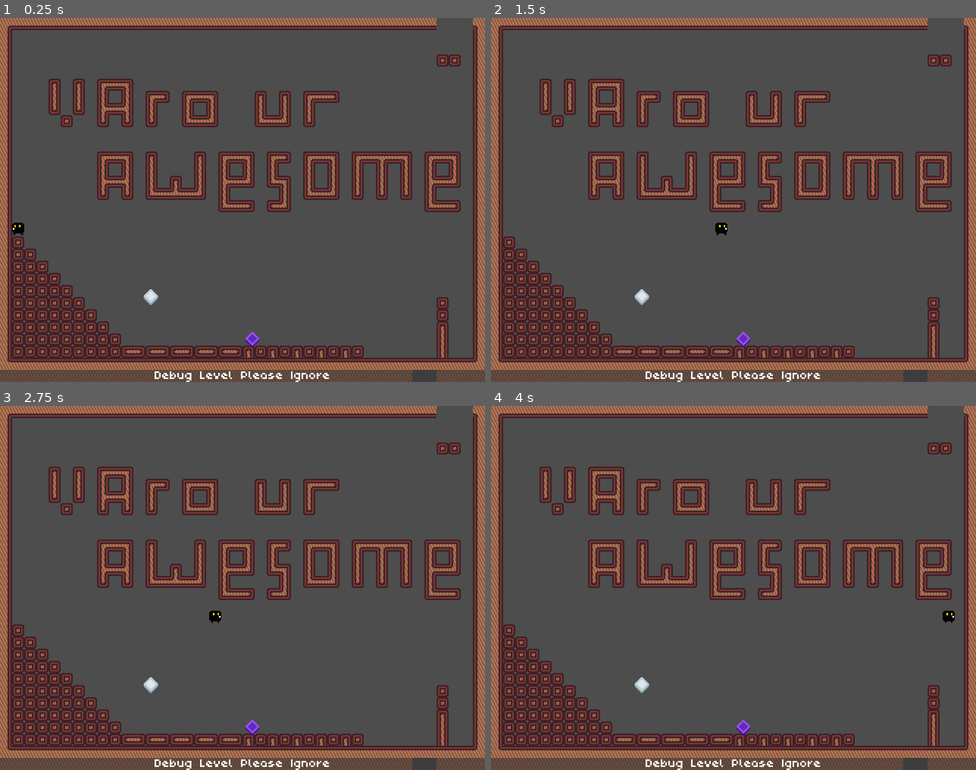
Above: before the commit, frames 1-4 (two rows, left to right).
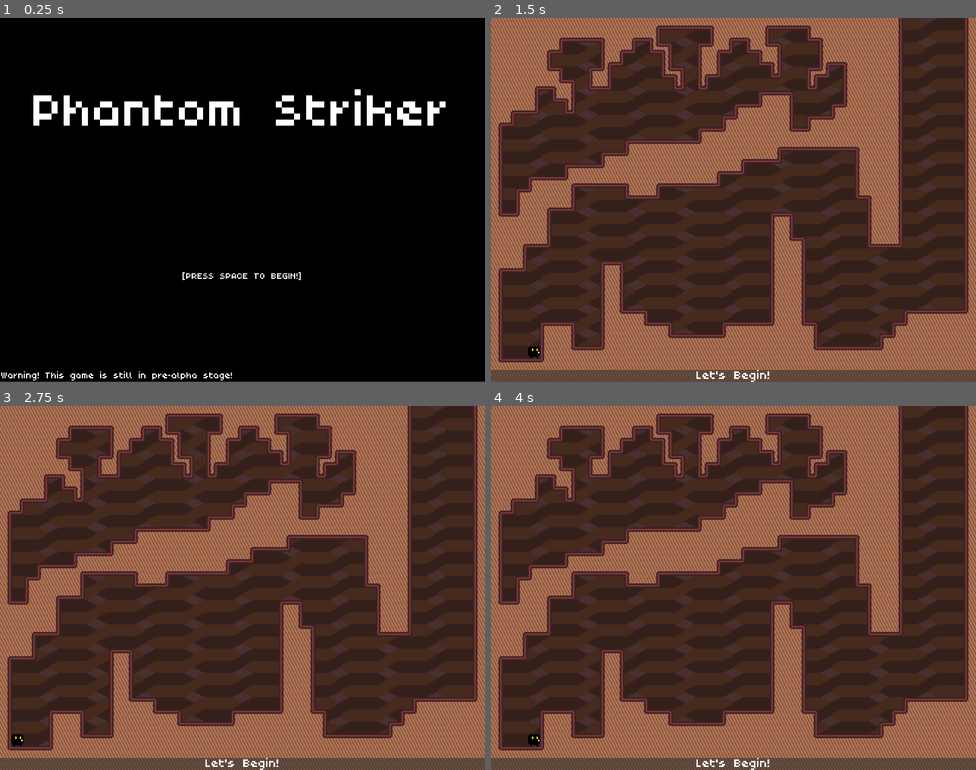
Above: after the commit, the same moments.

Repository: Team-Bunglon/phantom-striker
Game: Godot game, scene res://menu/title.tscn
Two runs of this game, one before a commit and one after it. Both use one fixed random seed, a clock stepped at 60 frames per second and the inputs below. Before the commit the project starts from res://levels/level0.tscn.
Inputs:
- Up to frame 1 (0.25 s): no input
- Up to frame 2 (1.5 s): tap Space (start_game) at 0.5, 1.35 s; hold S (crouch) 0.53-1.28 s; hold D (move_right) from 0.53 s (still down); tap W (jump) at 0.77 s
- Up to frame 3 (2.75 s): tap W (jump) at 1.52 s; release D (move_right) at 2.03 s; hold A (move_left) from 2.03 s (still down); hold S (crouch) from 2.03 s (still down)
- Up to frame 4 (4 s): release A (move_left) at 2.78 s; release S (crouch) at 2.78 s; hold D (move_right) from 2.78 s (still down); tap Space (start_game) at 2.85 s; tap W (jump) at 3.02, 3.77 s; hold S (crouch) from 3.53 s (still down)

The runs differ from the first frame. In frame 1, 100% of the frame differs, in the area x 0-100%, y 0-100%; in frame 2, 82%; in frame 3, 82%; in frame 4, 82%.
Error in both runs: Invalid operands 'float' and 'Vector2' in operator '+'. (res://objects/player.gd:145)

Commit message:
Revert starting scene

Diff:
--- a/project.godot
+++ b/project.godot
@@ -11,7 +11,7 @@
 [application]
 
 config/name="phantom"
-run/main_scene="res://levels/level0.tscn"
+run/main_scene="res://menu/title.tscn"
 config/features=PackedStringArray("4.2", "GL Compatibility")
 config/icon="res://icon.svg"
 
